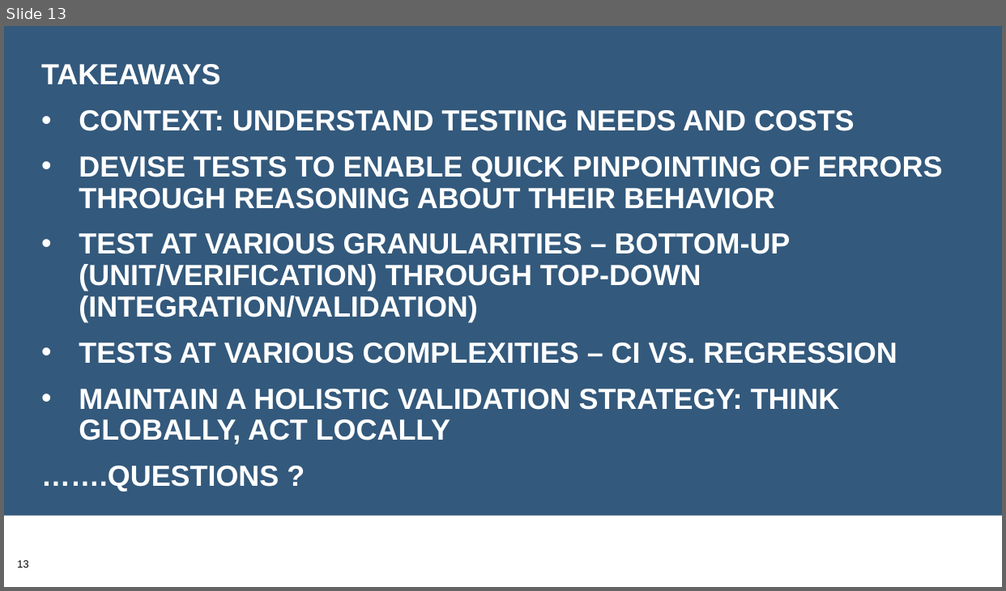
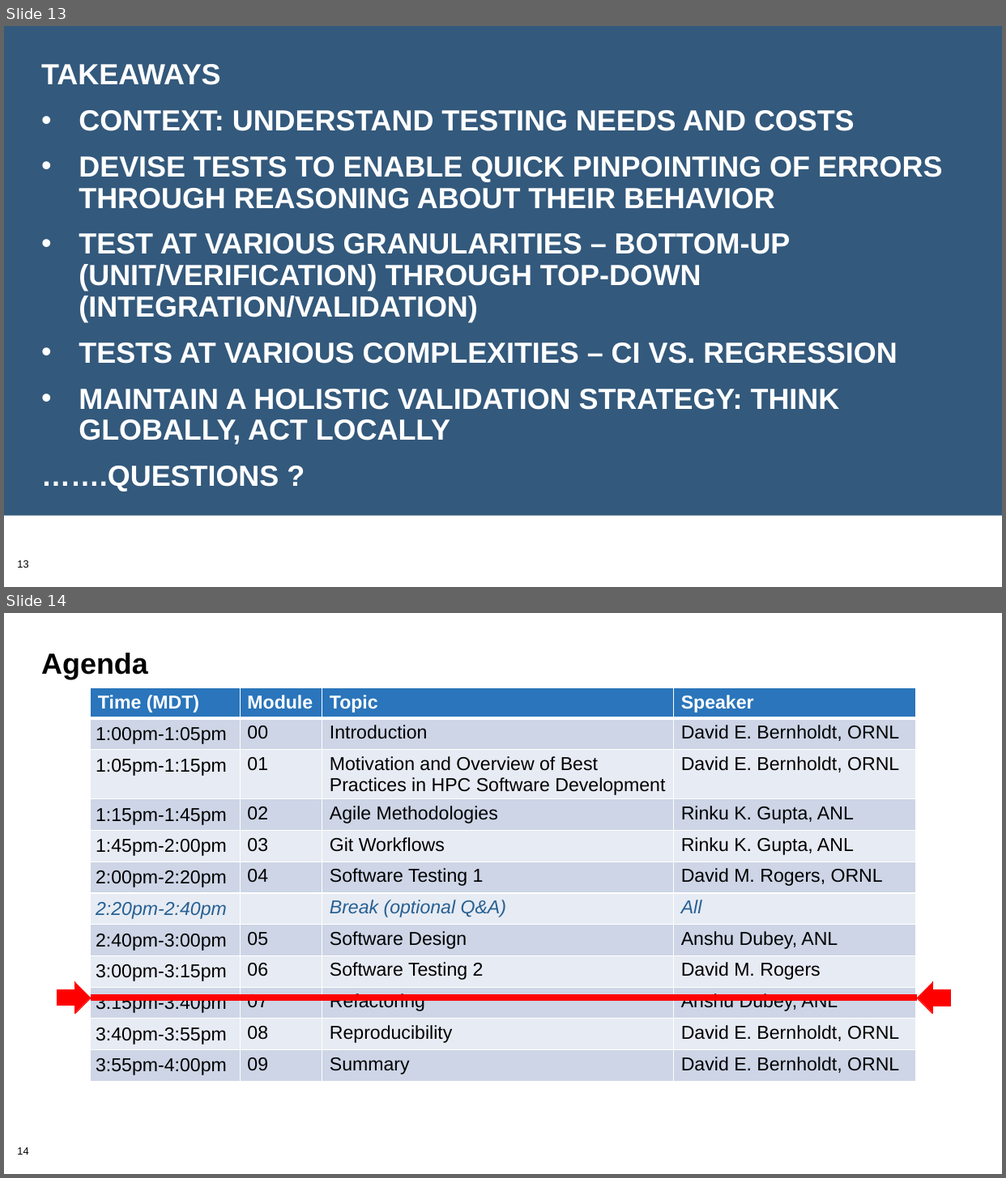
Before and after one commit to bssw-tutorial/presentations, a slide deck: final-presentations/2021-03-25-iss/06-testing2.pptx. Shown one above the other, each under a label of ours: slide 13 before the commit, slides 13 and 14 after it. The pictures are 1006x591 and 1006x1178 pixels, drawn with LibreOffice and Linux fonts; fonts in the diff are those of the drawing; background and template pictures are left out. Boxes give left, top, right and bottom in pixels: in the first picture for what was removed or moved away, otherwise in the second. Text is boxed around its words. In the diff, an @@ line names an element or a change of style, - is before the commit and + after.

Commit message:
Update DavidR's presentations.

```diff
--- a/final-presentations/2021-03-25-iss/06-testing2.pptx
+++ b/final-presentations/2021-03-25-iss/06-testing2.pptx
@@ slide 14 added at (4,613,1002,1174), background #FFFFFF; not listed: 1 template element that a slide beside it also shows @@
@@ title added at (41,653,148,679), 28 pt, text #000000, bold @@
+Agenda
@@ table added at (90,688,916,1099), 12 rows, 4 columns @@
+Time (MDT) | Module | Topic | Speaker
+1:00pm-1:05pm | 00 | Introduction | David E. Bernholdt, ORNL
+1:05pm-1:15pm | 01 | Motivation and Overview of Best Practices in HPC Software Development | David E. Bernholdt, ORNL
+1:15pm-1:45pm | 02 | Agile Methodologies | Rinku K. Gupta, ANL
+1:45pm-2:00pm | 03 | Git Workflows | Rinku K. Gupta, ANL
+2:00pm-2:20pm | 04 | Software Testing 1 | David M. Rogers, ORNL
+2:20pm-2:40pm |  | Break (optional Q&A) | All
+2:40pm-3:00pm | 05 | Software Design | Anshu Dubey, ANL
+3:00pm-3:15pm | 06 | Software Testing 2 | David M. Rogers
+3:15pm-3:40pm | 07 | Refactoring | Anshu Dubey, ANL
+3:40pm-3:55pm | 08 | Reproducibility | David E. Bernholdt, ORNL
+3:55pm-4:00pm | 09 | Summary | David E. Bernholdt, ORNL
@@ right arrow added at (57,982,91,1014), fill #FF0000, outline #FF0000 0.75 pt @@
@@ line added from (91, 998) to (917, 998), #FF0000 6 pt @@
@@ right arrow added at (917,982,950,1014), fill #FF0000, outline #FF0000 0.75 pt @@
```
Also in this commit, not shown: 2 slides changed.
